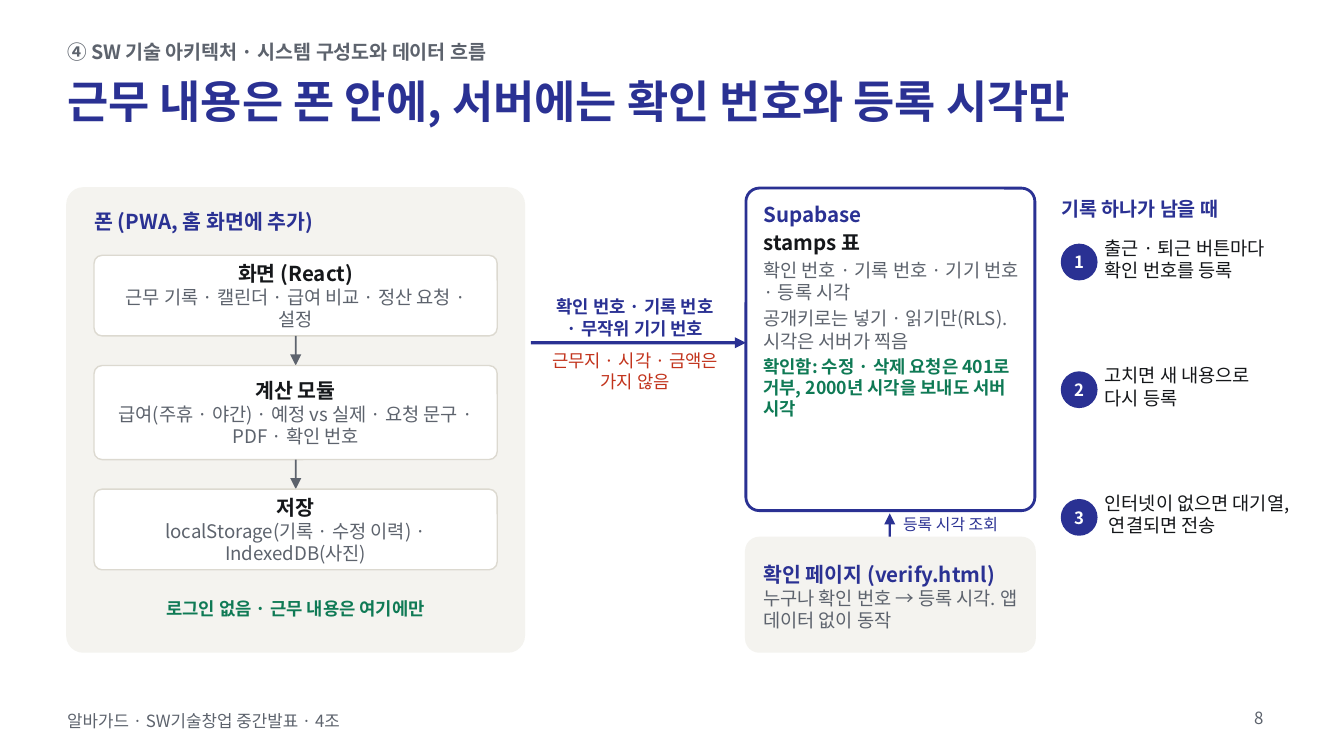
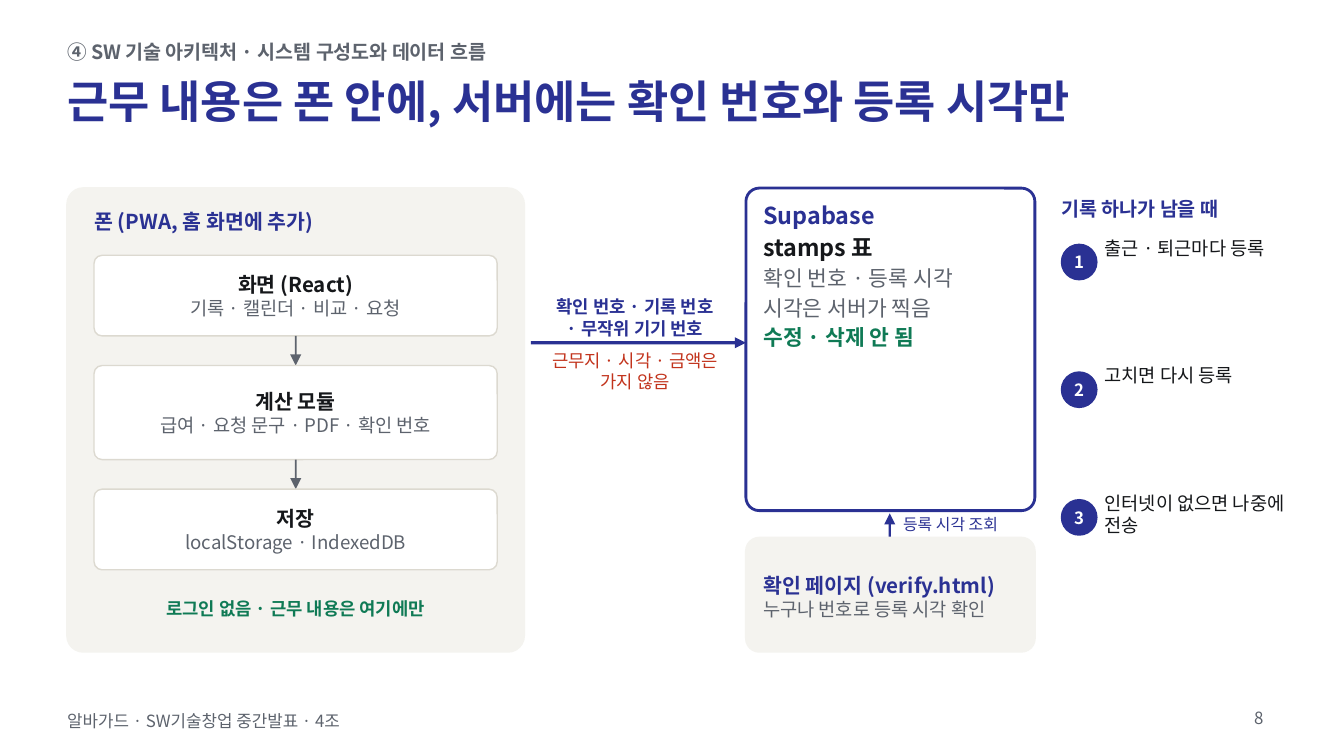
Before and after one commit to jihooni217/albaguard, a slide deck: slide 8 of docs/06_중간발표_PPT.pptx. Drawn at 1344x756 pixels with LibreOffice and Linux fonts; fonts in the diff are those of the drawing. Boxes give left, top, right and bottom in pixels: in the first picture for what was removed or moved away, otherwise in the second. Text is boxed around its words. In the diff, an @@ line names an element or a change of style, - is before the commit and + after.

```diff
--- a/docs/06_중간발표_PPT.pptx
+++ b/docs/06_중간발표_PPT.pptx
@@ text at (763,205,874,261): size 11 to 12.5 pt in "Supabase", "stamps 표" @@
@@ text at (1105,239,1264,257): text changed @@
-출근 · 퇴근 버튼마다 확인 번호를 등록
+출근 · 퇴근마다 등록
@@ text at (763,268,953,347): text changed; size 10 to 11.5 pt @@
-확인 번호 · 기록 번호 · 기기 번호 · 등록 시각
-공개키로는 넣기 · 읽기만(RLS). 시각은 서버가 찍음
-확인함: 수정 · 삭제 요청은 401로 거부, 2000년 시각을 보내도 서버 시각
+확인 번호 · 등록 시각
+시각은 서버가 찍음
+수정 · 삭제 안 됨
@@ text at (191,299,401,317): text changed @@
-근무 기록 · 캘린더 · 급여 비교 · 정산 요청 · 설정
+기록 · 캘린더 · 비교 · 요청
@@ text at (1105,366,1233,384): text changed @@
-고치면 새 내용으로 다시 등록
+고치면 다시 등록
@@ text at (160,416,431,434): text changed @@
-급여(주휴 · 야간) · 예정 vs 실제 · 요청 문구 · PDF · 확인 번호
+급여 · 요청 문구 · PDF · 확인 번호
@@ text at (1105,494,1284,534): text changed @@
-인터넷이 없으면 대기열, 연결되면 전송
+인터넷이 없으면 나중에 전송
@@ text at (185,534,406,554): text changed @@
-localStorage(기록 · 수정 이력) · IndexedDB(사진)
+localStorage · IndexedDB
@@ text at (763,597,985,618): text changed @@
-누구나 확인 번호 → 등록 시각. 앱 데이터 없이 동작
+누구나 번호로 등록 시각 확인
```
Also in this commit, not shown: 3 other slides changed, 1 other file.
